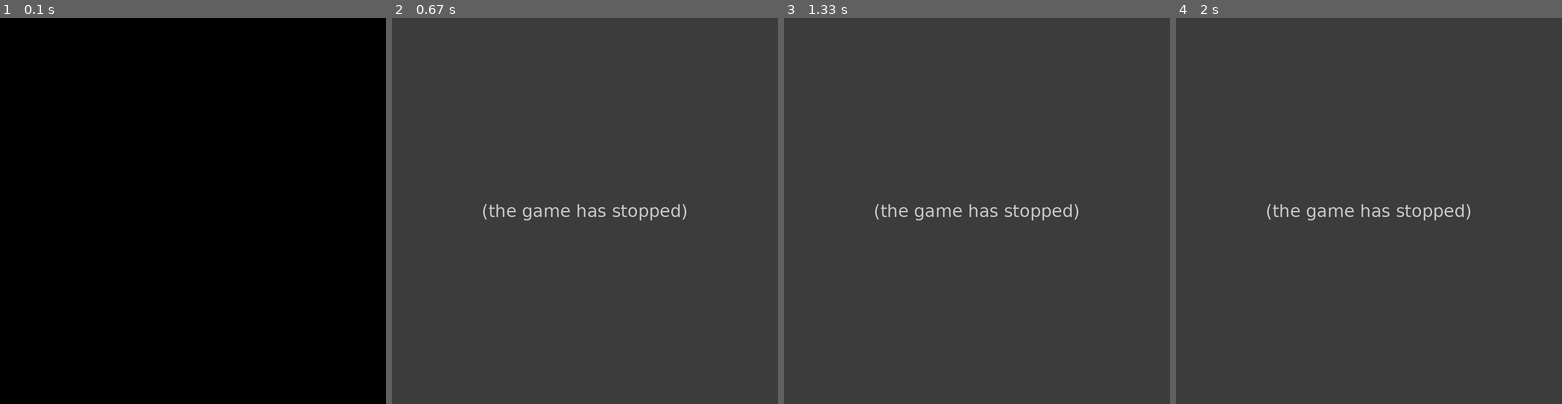
Above: before the commit, frames 1-4 (left to right).
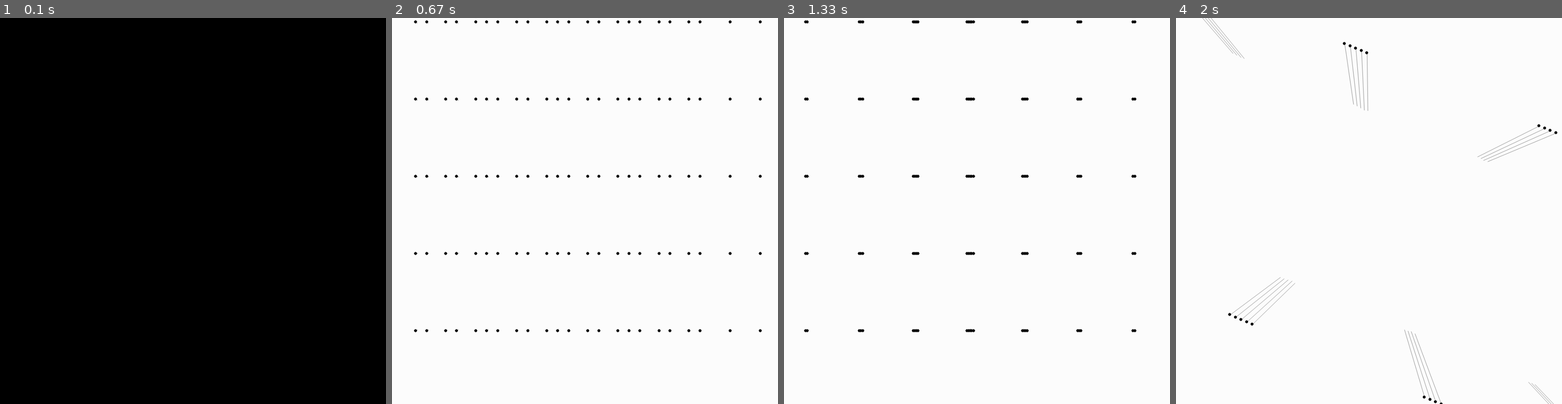
Above: after the commit, the same moments.

Repository: DarkShadow4/Python
Game: pygame game, started from Python 3/PyGame/carga_en_mov(E+B)/simulacion_campos3D.py
The game is run twice, just before and just after one commit, with the same random seed, the same clock (stepped at 60 frames per second) and the same inputs.
Inputs:
- Up to frame 1 (0.1 s): no input
- Up to frame 2 (0.67 s): hold Left from 0.33 s (still down); hold D from 0.33 s (still down)
- Up to frame 3 (1.33 s): release Left at 0.8 s; release D at 0.8 s; hold D 0.83-1.3 s; tap Shift at 0.9 s; tap Ctrl at 0.98 s
- Up to frame 4 (2 s): hold W 1.33-1.63 s; tap Shift at 1.4, 1.73 s; tap E at 1.48 s; hold D from 1.67 s (still down)

Frame 1 is identical in both runs. In frame 2, 100% of the frame differs, in the area x 0-100%, y 0-100%; in frame 3, 100%; in frame 4, 100%.
Error before the commit: TypeError: Object.move() takes 3 positional arguments but 4 were given (simulacion_campos3D....; the game stopped at 0.4 s (later frames are placeholders)

Commit message:
algo es algo

Diff:
--- a/Python 3/PyGame/carga_en_mov(E+B)/simulacion_campos3D.py
+++ b/Python 3/PyGame/carga_en_mov(E+B)/simulacion_campos3D.py
@@ -3,10 +3,13 @@
     def __init__(self, width, height):
         super(Space, self).__init__(width, height)
 
-    def move_all(self, axis, d, pos_particula):
+    def move_all(self, axis, d):
         if axis in ["x", "y", "x"]:
-            for thing in self.objects.values():
-                thing.move(axis, d, pos_particula)
+            pos_particula = self.objects["particula"].posicion
+            for thing_name, thing in self.objects.keys(), self.objects.values():
+                if "particula" != thing_name:
+                    thing.move(axis, d, pos_particula)
+                    thing.update(pos_particula)
 
     def run(self):
         """Create a pygame screen until it is closed."""
@@ -17,9 +20,9 @@
             pygame.K_DOWN:   (lambda x: x.rotateAll('X', 0.1)),
             pygame.K_q:   (lambda x: x.rotateAll('Z', -0.1)),
             pygame.K_e:   (lambda x: x.rotateAll('Z', 0.1)),
-            pygame.K_d:  (lambda x: x.move_all('x',  10, self.objects["particula"].posicion)),
-            pygame.K_a:   (lambda x: x.move_all('x', -10, self.objects["particula"].posicion)),
-            pygame.K_s:   (lambda x: x.move_all('y',  10, self.objects["particula"].posicion)),
+            pygame.K_d:  (lambda x: x.move_all('x',  10)),
+            pygame.K_a:   (lambda x: x.move_all('x', -10)),
+            pygame.K_s:   (lambda x: x.move_all('y',  10)),
             pygame.K_w:     (lambda x: x.move_all('y', -10)),
             pygame.K_LSHIFT: (lambda x: x.scaleAll(1.25)),
             pygame.K_LCTRL:  (lambda x: x.scaleAll( 0.8))
@@ -60,9 +63,9 @@
             self.uz = 0
         else:
             self.modulo = ((x**2)+(y**2)+(z**2))**(1/2)
-            self.ux = 5*x/self.modulo
-            self.uy = 5*y/self.modulo
-            self.uz = 5*z/self.modulo
+            self.ux = 5*(x/self.modulo)
+            self.uy = 5*(y/self.modulo)
+            self.uz = 5*(z/self.modulo)
 
 class E(structures_3D.Object):
     """Electrostatic field"""
@@ -78,15 +81,17 @@
                     self.nodes.append(structures_3D.Node(x, y, z))
 
     def generate_edges(self, vect_end):
-        for node in self.nodes:
-            vector = Vec_A2B(node, vect_end)
-            self.edges.append(structures_3D.Edge(node, structures_3D.Node(node.x+vector.ux, node.y+vector.uy, node.z+vector.uz)))
+        pass
+        # for node in self.nodes:
+        #     vector = Vec_A2B(node, vect_end)
+        #     self.edges.append(structures_3D.Edge(node, structures_3D.Node(node.x+vector.ux, node.y+vector.uy, node.z+vector.uz)))
 
     def move(self, axis, d, pos_particula):
-        super(E, self).move(self, axis, d)
+        super(E, self).move(axis, d)
         self.update(pos_particula)
 
     def update(self, vect_end):
+        self.edges =[]
         for node in self.nodes:
             vector = Vec_A2B(node, vect_end)
             self.edges.append(structures_3D.Edge(node, structures_3D.Node(node.x+vector.ux, node.y+vector.uy, node.z+vector.uz)))
@@ -123,7 +128,7 @@
     resultado = Vector(x, y, z)
     return(resultado)
 
-def Vec_A2B(A, B, unit=False):
+def Vec_A2B(A, B):
     vector = Vector((B.x-A.x), (B.y-A.y), (B.z-A.z))
     return(vector)
 
@@ -164,8 +169,8 @@
     for y in range(1, size):
         if x%100==0 and y%100==0:
             puntos_E.append(structures_3D.Node(x, y, 0))
-        if (x-50)%100 == 0 and (y-50)%100 == 0:
-            puntos_B.append(structures_3D.Node(x-5, y-5, 0))
+        # if (x-50)%100 == 0 and (y-50)%100 == 0:
+        #     puntos_B.append(structures_3D.Node(x-5, y-5, 0))
 
 campo_E = E()
 campo_E.generate_nodes(size)
